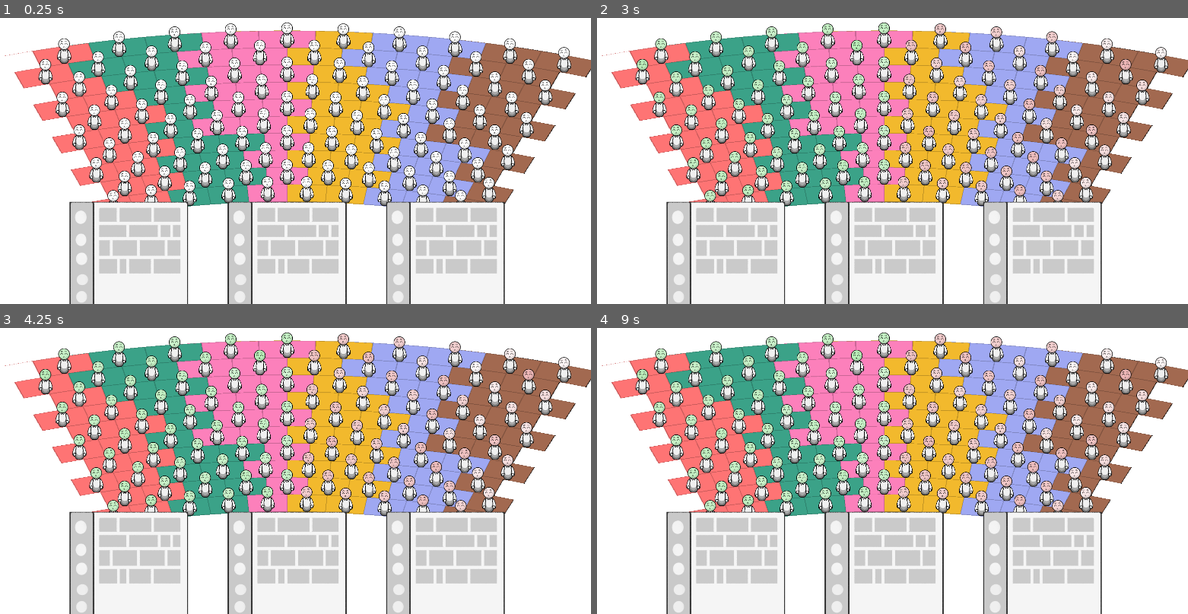
Above: before the commit, frames 1-4 (two rows, left to right).
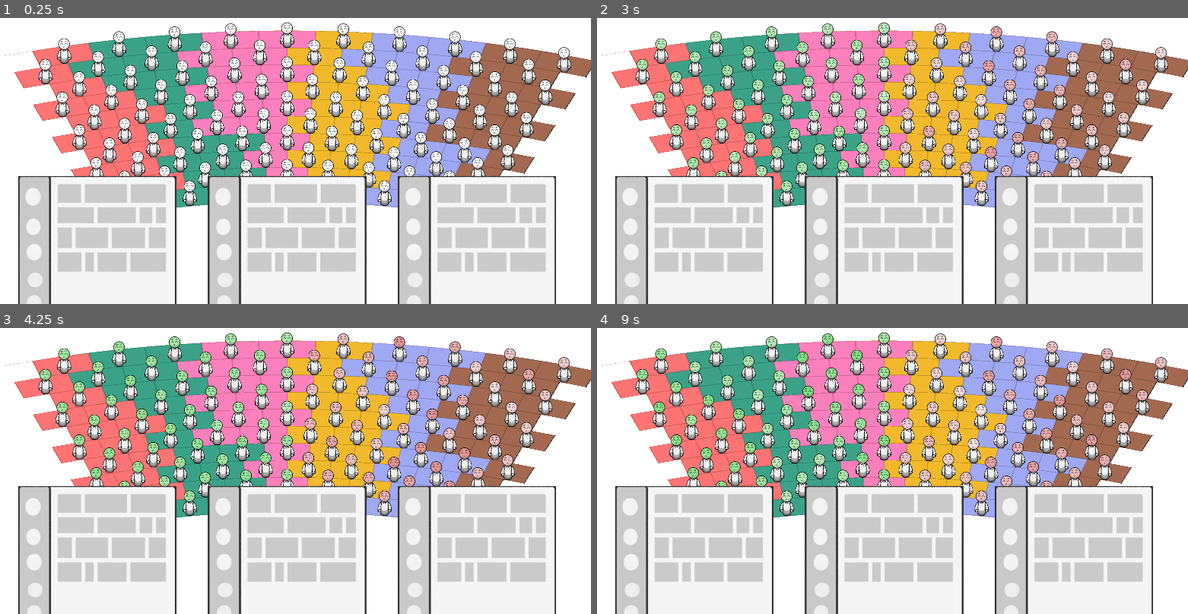
Above: after the commit, the same moments.

Repository: remimorvan/assemblee-nationale-simulator
Game: Godot game, scene res://scenes/game.tscn
Same seed, same stepped clock (60 frames per second), same inputs: the game is played once before the commit and once after it.
Inputs (mouse positions are in pixels of both pictures, inside the frame that each line leads up to):
- Up to frame 1 (0.25 s): no input
- Up to frame 2 (3 s): tap Enter at 0.5, 2 s; move the mouse to (727, 278) at 0.52 s; click (727, 278) at 0.67 s; tap Space at 1.25, 2.75 s; move the mouse to (886, 278) at 1.27 s; click (886, 278) at 1.42 s; move the mouse to (1040, 278) at 2.02 s; click (1040, 278) at 2.17 s; move the mouse to (851, 201) at 2.77 s; click (851, 201) at 2.92 s
- Up to frame 3 (4.25 s): tap Enter at 3.5 s; move the mouse to (466, 493) at 3.52 s; click (466, 493) at 3.67 s
- Up to frame 4 (9 s): tap Space at 4.25 s; move the mouse to (703, 390) at 4.27 s; click (703, 390) at 4.42 s; move the mouse to (916, 442) at 5.02 s; click (916, 442) at 5.17 s; move the mouse to (792, 356) at 5.77 s; click (792, 356) at 5.92 s; move the mouse to (1016, 425) at 6.52 s; click (1016, 425) at 6.67 s; move the mouse to (762, 459) at 7.27 s; click (762, 459) at 7.42 s; move the mouse to (945, 368) at 8.02 s; click (945, 368) at 8.17 s; move the mouse to (851, 511) at 8.77 s; click (851, 511) at 8.92 s

The runs differ from the first frame. In frame 1, 19% of the frame differs, in the area x 3-95%, y 55-100%; in frame 2, 20%; in frame 3, 22%, in the area x 3-97%, y 2-100%; in frame 4, 21%.

Commit message:
fix card width + card regenerate when played

Diff:
--- a/scenes/card.tscn
+++ b/scenes/card.tscn
@@ -7,7 +7,6 @@
 size = Vector2(498, 648)
 
 [node name="Card" type="Area2D"]
-scale = Vector2(0.5, 0.5)
 script = ExtResource("1_d81rb")
 
 [node name="Sprite2D" type="Sprite2D" parent="."]
--- a/scripts/card.gd
+++ b/scripts/card.gd
@@ -1,4 +1,7 @@
 extends Node2D
+
+@onready var Player: Node2D = $"../../Player"
+@onready var Deck: Node2D = $"../../Deck"
 
 var text: String # Text of the card
 var effect_mean: Dictionary[String, float] # political group -> mean effect
@@ -48,3 +51,14 @@
 		print("Click " + text)
 		for mp in get_tree().get_nodes_in_group("MP"):
 			mp.approval += get_approval_change(PoliticalGroup[mp.group_id])
+		# Remove card from hand
+		var card_nb: int = 0
+		for card in Player.hand:
+			if card == self:
+				Player.hand.pop_at(card_nb)
+			card_nb += 1
+		Player.remove_child(self)
+		var new_card: Area2D = Deck.get_new_card()
+		Player.add_child(new_card)
+		Player.hand.append(new_card)
+		Player.print_hand()
--- a/scripts/player.gd
+++ b/scripts/player.gd
@@ -11,7 +11,6 @@
 		var card: Area2D = Deck.get_new_card()
 		hand.append(card)
 		add_child(card)
-		card.scale = Vector2(0.75, 0.75)
 	print_hand()
 
 # Called every frame. 'delta' is the elapsed time since the previous frame.
@@ -19,10 +18,10 @@
 	pass
 
 func print_hand() -> void:
-	var nb_card: int = 0;
+	var card_nb: int = 0;
 	var viewport_size: Vector2i = get_viewport().get_visible_rect().size
 	for card in hand:
 		var card_size = card.get_node("Sprite2D").texture.get_size()
-		card.position.x = viewport_size[0]/2 + (nb_card - (len(hand)-1)/2.0)*card_size[0]
+		card.position.x = viewport_size[0]/2 + (card_nb - (len(hand)-1)/2.0)*(card_size[0]*1.2)
 		card.position.y = 1000
-		nb_card+=1
+		card_nb+=1
Not shown: 1 places in scenes/deck.tscn that only renumber resources
Not shown: 1 places in scenes/game.tscn that only renumber resources
